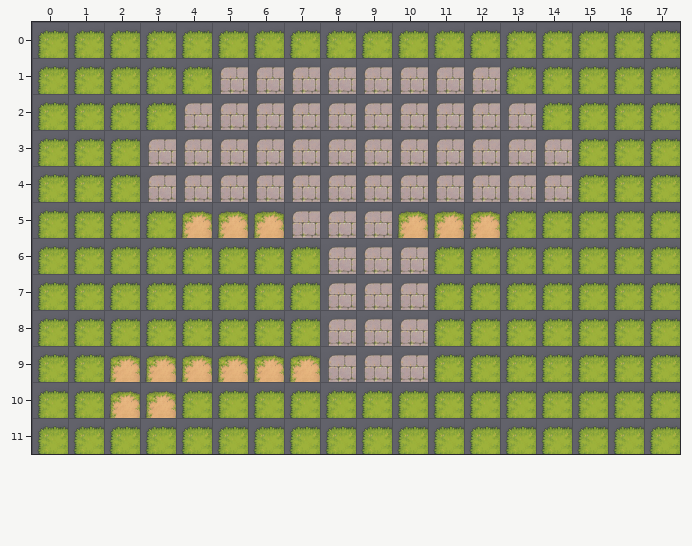
Two versions of a level (Tiled map, maps/lighthouse_courtyard.tmx). Above: the version before the commit.
Cells are 56x56 px. Shown: x 0..17, y 0..11.
The result:
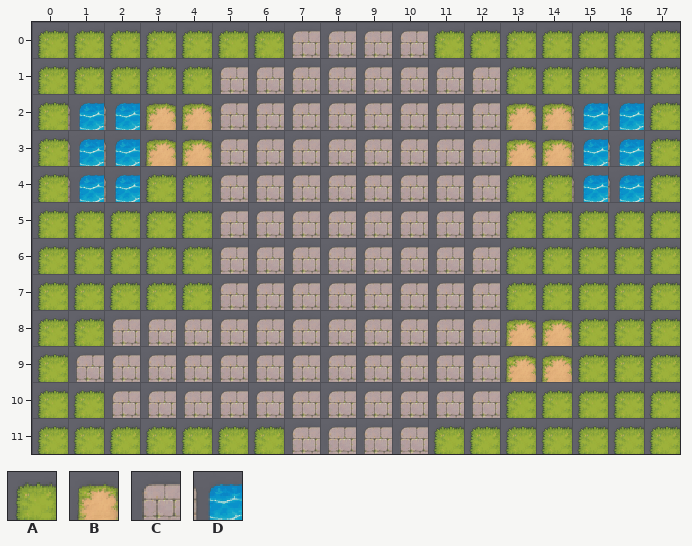
Key: from "MistIsleTerrain": A 0, B 12, C 24, D 36.
_ is an empty cell, . an unchanged one.
See-through tiles are keyed as they look on the map.
The edit:
--- layer "Ground"
@@ x 7..10 @@
- 0 AAAA
+ 0 CCCC
@@ x 1..16 @@
- 2 AAAC........CAAA
- 3 AACC........CCAA
- 4 AACC........CCAA
- 5 ...BBB...BBB....
- 6 ....AAA...AA....
- 7 ....AAA...AA....
- 8 .AAAAAA...AAAA..
- 9 ABBBBBB...AAAA..
-10 .BBAAAAAAAAA....
-11 ......AAAA......
+ 2 DDBB........BBDD
+ 3 DDBB........BBDD
+ 4 DDAA........AADD
+ 5 ...ACC...CCC....
+ 6 ....CCC...CC....
+ 7 ....CCC...CC....
+ 8 .CCCCCC...CCBB..
+ 9 CCCCCCC...CCBB..
+10 .CCCCCCCCCCC....
+11 ......CCCC......
Where, in picture pixels (left, top, right, bottom), the same in both pictures:
changed: (289, 30, 428, 58)
changed: (68, 102, 644, 454)
